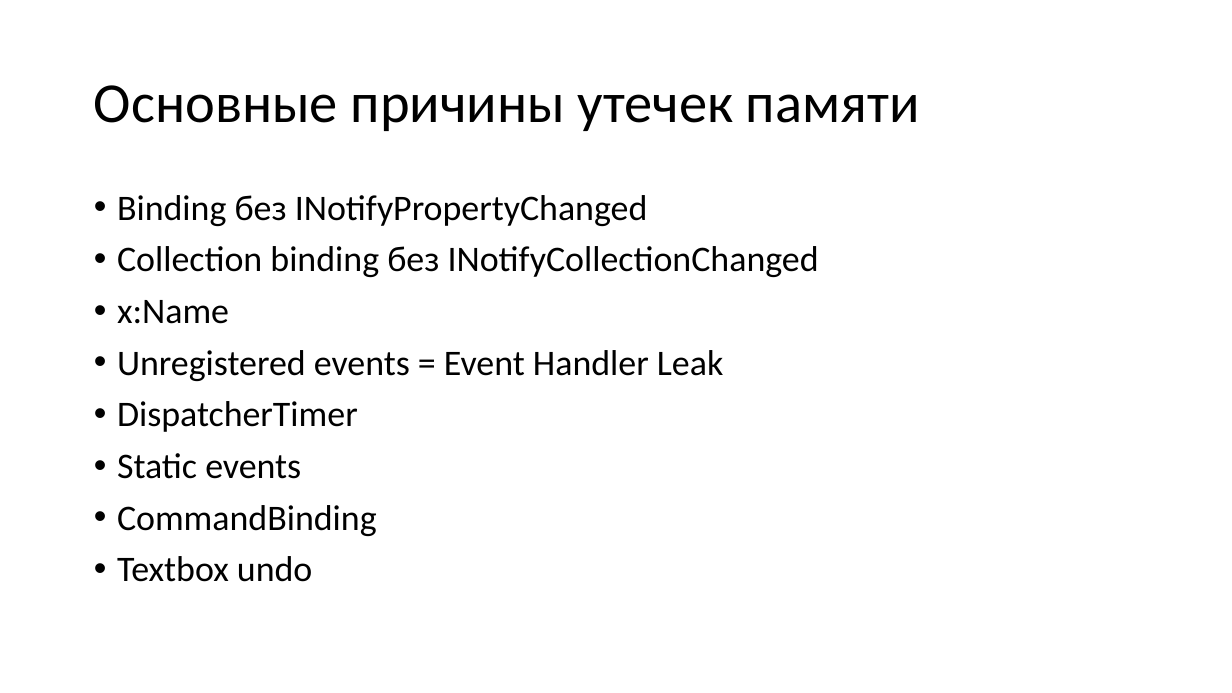
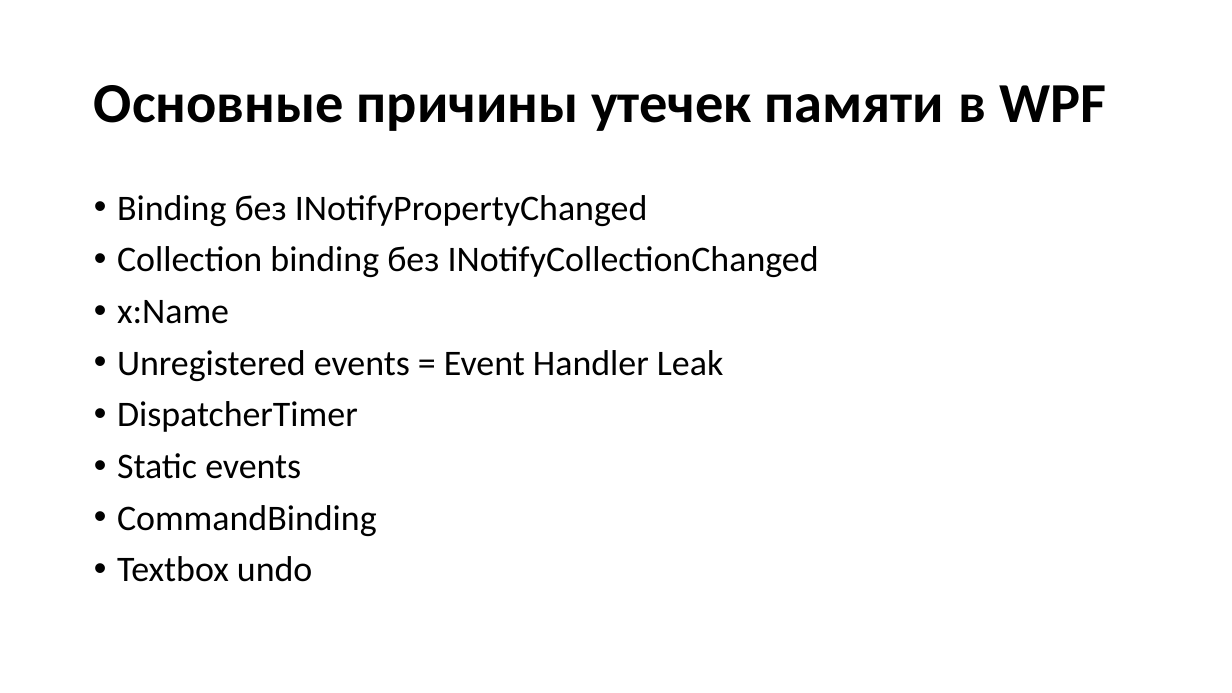
Before and after one commit to Talrandel/MemoryLeak, a slide deck: slide 5 of Утечки памяти.pptx (slide 4 before the commit). Drawn at 1232x693 pixels with LibreOffice and Linux fonts; fonts in the diff are those of the drawing. Boxes give left, top, right and bottom in pixels: in the first picture for what was removed or moved away, otherwise in the second. Text is boxed around its words. In the diff, an @@ line names an element or a change of style, - is before the commit and + after.

```diff
--- a/Утечки памяти.pptx
+++ b/Утечки памяти.pptx
@@ title at box(94, 85, 1106, 131): text changed; bold on @@
-Основные причины утечек памяти
+Основные причины утечек памяти в WPF
```
Also in this commit, not shown: 16 other slides changed, 3 slides added, 1 slide removed.
